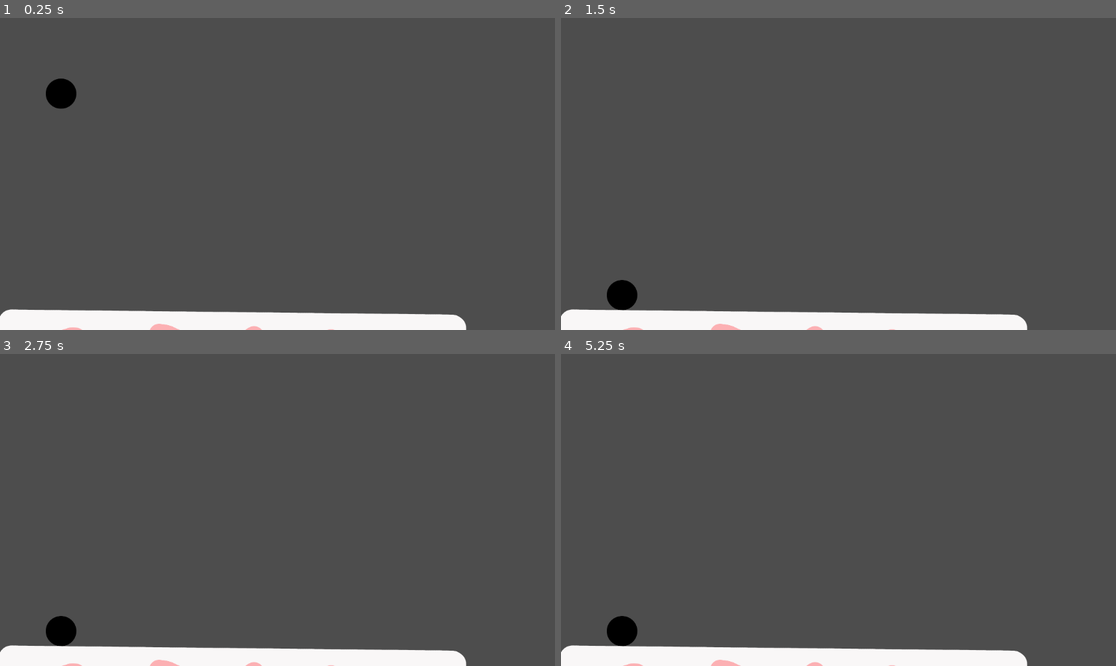
Above: before the commit, frames 1-4 (two rows, left to right).
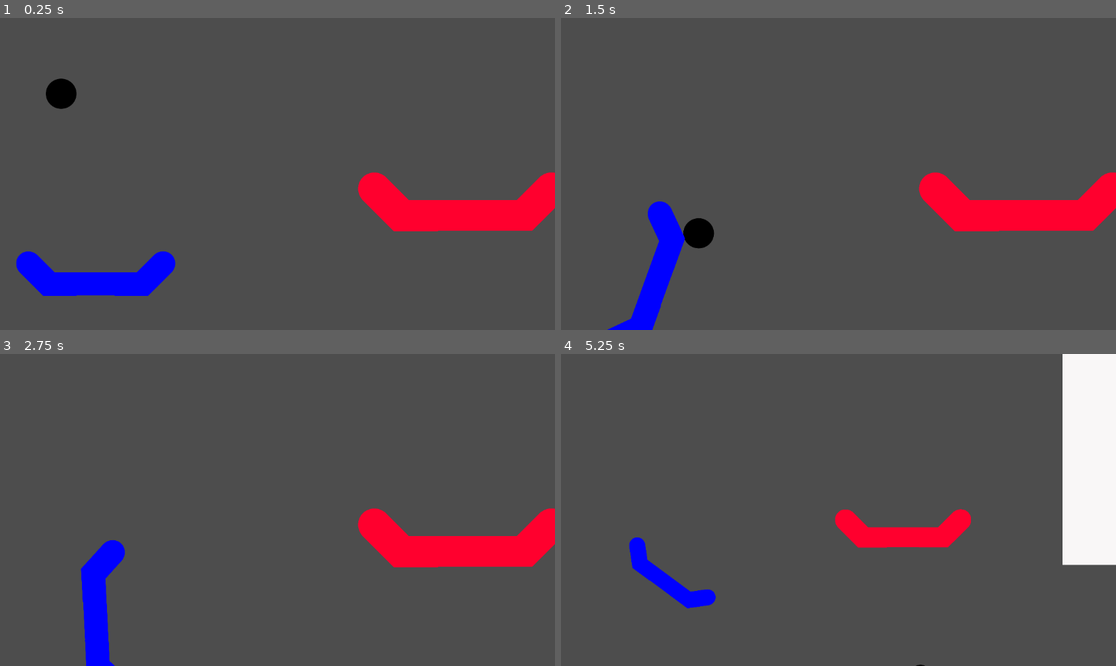
Above: after the commit, the same moments.

Repository: Veretto-Val/Balance-Beam
Game: Godot game, scene res://Scenes/level_two.tscn
The game is run twice, just before and just after one commit, with the same random seed, the same clock (stepped at 60 frames per second) and the same inputs. This scene is started directly instead of the project's main scene.
Inputs:
- Up to frame 1 (0.25 s): no input
- Up to frame 2 (1.5 s): tap Enter (ui_accept) at 0.5, 0.77 s; hold Shift (Strong) 0.53-1.28 s; hold D (Blue Right) from 0.53 s (still down); tap Shift (Strong) at 1.35 s
- Up to frame 3 (2.75 s): tap Enter (ui_accept) at 1.52 s; release D (Blue Right) at 2.03 s; hold A (Blue Left) from 2.03 s (still down); hold Shift (Strong) from 2.03 s (still down)
- Up to frame 4 (5.25 s): release A (Blue Left) at 2.78 s; release Shift (Strong) at 2.78 s; hold D (Blue Right) 2.78-4.28 s; tap Shift (Strong) at 2.85, 4.35 s; tap Enter (ui_accept) at 3.02, 3.77, 4.52 s; hold Shift (Strong) 3.53-4.28 s; hold A (Blue Left) 4.28-5.03 s; hold D (Blue Right) from 5.03 s (still down); hold Shift (Strong) from 5.03 s (still down)

The runs differ from the first frame. In frame 1, 11% of the frame differs, in the area x 0-100%, y 20-100%; in frame 2, 11%; in frame 3, 11%; in frame 4, 15%, in the area x 0-100%, y 0-100%.

Commit message:
level two

Diff:
--- /dev/null
+++ b/Prefabs/Environment/rectangle.tscn
@@ -0,0 +1,21 @@
+[gd_scene format=3 uid="uid://o2f2cergl618"]
+
+[ext_resource type="Texture2D" uid="uid://b46dg7md1ua50" path="res://Assets/rectangle.png" id="1_mpotc"]
+
+[sub_resource type="PhysicsMaterial" id="PhysicsMaterial_lamej"]
+bounce = 0.5
+
+[sub_resource type="RectangleShape2D" id="RectangleShape2D_s241u"]
+size = Vector2(131, 424)
+
+[node name="Rectangle" type="StaticBody2D" unique_id=2083359185]
+physics_material_override = SubResource("PhysicsMaterial_lamej")
+
+[node name="Sprite2D" type="Sprite2D" parent="." unique_id=1515186745]
+position = Vector2(181, -24)
+scale = Vector2(0.6953125, 0.46944445)
+texture = ExtResource("1_mpotc")
+
+[node name="CollisionShape2D" type="CollisionShape2D" parent="." unique_id=563758424]
+position = Vector2(-1.5, 3)
+shape = SubResource("RectangleShape2D_s241u")
--- a/Prefabs/ball.tscn
+++ b/Prefabs/ball.tscn
@@ -1,18 +1,22 @@
-[gd_scene load_steps=3 format=3 uid="uid://dkntxiqy4o61a"]
+[gd_scene format=3 uid="uid://dkntxiqy4o61a"]
 
+[ext_resource type="Script" uid="uid://drc61yauivmst" path="res://Scripts/ball.gd" id="1_n88cj"]
 [ext_resource type="Texture2D" uid="uid://bhf1orv0mq0lo" path="res://Assets/ball.png" id="1_npqo5"]
 
 [sub_resource type="CircleShape2D" id="CircleShape2D_la7kx"]
 radius = 63.0317
 
-[node name="Ball" type="RigidBody2D"]
+[node name="Ball" type="RigidBody2D" unique_id=1584748727]
+collision_layer = 3
+collision_mask = 3
+script = ExtResource("1_n88cj")
 
-[node name="Sprite2D" type="Sprite2D" parent="."]
+[node name="Sprite2D" type="Sprite2D" parent="." unique_id=889001777]
 position = Vector2(0, -1)
 scale = Vector2(0.5, 0.5)
 texture = ExtResource("1_npqo5")
 region_rect = Rect2(0, 0, 128, 128)
 
-[node name="CollisionShape2D" type="CollisionShape2D" parent="."]
+[node name="CollisionShape2D" type="CollisionShape2D" parent="." unique_id=1450874357]
 scale = Vector2(0.501834, 0.5)
 shape = SubResource("CircleShape2D_la7kx")
--- a/Scenes/level_one.tscn
+++ b/Scenes/level_one.tscn
@@ -4,7 +4,6 @@
 [ext_resource type="PackedScene" uid="uid://dkntxiqy4o61a" path="res://Prefabs/ball.tscn" id="2_0n17p"]
 [ext_resource type="PackedScene" uid="uid://dbqulmtymx0wg" path="res://Prefabs/camera_2d.tscn" id="3_ys0qe"]
 [ext_resource type="PackedScene" uid="uid://dahbs4qkv08mj" path="res://Prefabs/Environment/death_border.tscn" id="4_b7vm3"]
-[ext_resource type="Script" uid="uid://drc61yauivmst" path="res://Scripts/ball.gd" id="5_67g8j"]
 [ext_resource type="PackedScene" uid="uid://b65hpmj5ltkel" path="res://Prefabs/Environment/checkpoint.tscn" id="7_o1635"]
 [ext_resource type="PackedScene" uid="uid://c1irfisp5nvlb" path="res://Prefabs/Environment/slant.tscn" id="8_ys0qe"]
 [ext_resource type="PackedScene" uid="uid://dgn7mnrk60qh3" path="res://Prefabs/goal.tscn" id="9_ys0qe"]
@@ -17,9 +16,6 @@
 
 [node name="Ball" parent="." unique_id=1703225557 instance=ExtResource("2_0n17p")]
 position = Vector2(200, 200)
-collision_layer = 3
-collision_mask = 3
-script = ExtResource("5_67g8j")
 
 [node name="Camera2D" parent="." unique_id=1435055010 instance=ExtResource("3_ys0qe")]
 position = Vector2(574.01, 329.757)
@@ -117,6 +113,8 @@
 text = "Use WASD to control the blue paddles!"
 
 [connection signal="body_entered" from="Death Border" to="Ball" method="_on_death_border_body_entered"]
+[connection signal="body_entered" from="Death Border" to="Camera2D" method="_on_death_border_body_entered"]
 [connection signal="body_entered" from="Goal/Area2D" to="Death Border" method="_on_area_2d_body_entered"]
 
+[editable path="Camera2D"]
 [editable path="Goal"]
--- a/Scenes/level_two.tscn
+++ b/Scenes/level_two.tscn
@@ -3,6 +3,21 @@
 [ext_resource type="PackedScene" uid="uid://dkntxiqy4o61a" path="res://Prefabs/ball.tscn" id="1_72vtx"]
 [ext_resource type="PackedScene" uid="uid://dbqulmtymx0wg" path="res://Prefabs/camera_2d.tscn" id="2_lfs58"]
 [ext_resource type="PackedScene" uid="uid://dgn7mnrk60qh3" path="res://Prefabs/goal.tscn" id="3_m7216"]
+[ext_resource type="PackedScene" uid="uid://dahbs4qkv08mj" path="res://Prefabs/Environment/death_border.tscn" id="4_8jpcs"]
+[ext_resource type="PackedScene" uid="uid://b8i1pshh4v0o" path="res://Prefabs/Paddles/balance_beam_blue.tscn" id="5_7ycwu"]
+[ext_resource type="PackedScene" uid="uid://cw0ep4dya3wh3" path="res://Prefabs/Paddles/balance_beam_red.tscn" id="6_ye0dk"]
+[ext_resource type="PackedScene" uid="uid://b65hpmj5ltkel" path="res://Prefabs/Environment/checkpoint.tscn" id="7_t1jg6"]
+[ext_resource type="Texture2D" uid="uid://b46dg7md1ua50" path="res://Assets/rectangle.png" id="8_gejx0"]
+[ext_resource type="PackedScene" uid="uid://o2f2cergl618" path="res://Prefabs/Environment/rectangle.tscn" id="8_t1jg6"]
+[ext_resource type="PackedScene" uid="uid://c1irfisp5nvlb" path="res://Prefabs/Environment/slant.tscn" id="9_lamej"]
+[ext_resource type="PackedScene" uid="uid://b4n6ogutigx1e" path="res://Prefabs/Paddles/pinball_paddle_red.tscn" id="10_ahq5a"]
+[ext_resource type="PackedScene" uid="uid://cnhg6t14fdy32" path="res://Prefabs/Paddles/pinball_paddle_blue.tscn" id="11_h606a"]
+
+[sub_resource type="PhysicsMaterial" id="PhysicsMaterial_ahq5a"]
+bounce = 0.2
+
+[sub_resource type="RectangleShape2D" id="RectangleShape2D_s241u"]
+size = Vector2(131, 424)
 
 [node name="Level Two" type="Node2D" unique_id=103295091]
 
@@ -12,5 +27,99 @@
 [node name="Camera2D" parent="." unique_id=1435055010 instance=ExtResource("2_lfs58")]
 position = Vector2(577, 323)
 
+[node name="Label" parent="Camera2D/Control" parent_id_path=PackedInt32Array(1435055010, 1471746497) index="0" unique_id=1787661293]
+offset_left = -199.8314
+offset_top = -351.76907
+offset_right = 2036.1686
+offset_bottom = 586.23096
+
 [node name="Goal" parent="." unique_id=1433699395 instance=ExtResource("3_m7216")]
-position = Vector2(608, 466)
+position = Vector2(7680, 871)
+metadata/_edit_group_ = true
+
+[node name="Death Border" parent="." unique_id=944357562 instance=ExtResource("4_8jpcs")]
+position = Vector2(1196, 1753)
+
+[node name="Checkpoints" type="Node" parent="." unique_id=2138990140]
+
+[node name="Checkpoint" parent="Checkpoints" unique_id=63797846 instance=ExtResource("7_t1jg6")]
+position = Vector2(686.00006, 289)
+rotation = -3.1415927
+scale = Vector2(0.0481145, -456.27)
+x = 1500.0
+zoom = 0.5
+
+[node name="Checkpoint2" parent="Checkpoints" unique_id=325881468 instance=ExtResource("7_t1jg6")]
+position = Vector2(4242, 73)
+rotation = -3.1415927
+scale = Vector2(0.0481145, -456.27)
+x = 5800.0
+y = 500.0
+zoom = 0.1
+
+[node name="Checkpoint3" parent="Checkpoints" unique_id=1191792703 instance=ExtResource("7_t1jg6")]
+position = Vector2(1597.0001, 109.00001)
+rotation = -3.1415927
+scale = Vector2(0.0481145, -456.27)
+x = 3000.0
+zoom = 0.25
+
+[node name="Paddles" type="Node" parent="." unique_id=1730015235]
+
+[node name="Balance Beam Blue" parent="Paddles" unique_id=1491336075 instance=ExtResource("5_7ycwu")]
+position = Vector2(197, 559)
+
+[node name="Balance Beam Red" parent="Paddles" unique_id=1019605117 instance=ExtResource("6_ye0dk")]
+position = Vector2(959, 417)
+scale = Vector2(1.315, 1.315)
+
+[node name="Balance Beam Blue2" parent="Paddles" unique_id=757591063 instance=ExtResource("5_7ycwu")]
+position = Vector2(2227, 429.00006)
+scale = Vector2(2.105, 2.105)
+
+[node name="PinballPaddleBlue" parent="Paddles" unique_id=1103801459 instance=ExtResource("10_ahq5a")]
+position = Vector2(5395.9995, 761)
+rotation = 2.7820547
+scale = Vector2(1, 1)
+
+[node name="PinballPaddleBlue2" parent="Paddles" unique_id=162004902 instance=ExtResource("11_h606a")]
+position = Vector2(3770, 1724)
+rotation = 0.43807763
+scale = Vector2(0.99999994, 0.99999994)
+
+[node name="Environment" type="Node" parent="." unique_id=1438787105]
+
+[node name="Slant" parent="Environment" unique_id=740505630 instance=ExtResource("9_lamej")]
+position = Vector2(4957, -526)
+rotation = 1.5707964
+scale = Vector2(1.375, -0.705)
+
+[node name="Rectangle3" parent="Environment" unique_id=1756824818 instance=ExtResource("8_t1jg6")]
+position = Vector2(3317, 680)
+scale = Vector2(2.75, 2.75)
+
+[node name="Rectangle2" type="StaticBody2D" parent="Environment" unique_id=1687532454]
+position = Vector2(8223, 588)
+scale = Vector2(3.125, 3.125)
+physics_material_override = SubResource("PhysicsMaterial_ahq5a")
+
+[node name="Sprite2D" type="Sprite2D" parent="Environment/Rectangle2" unique_id=1515186745]
+position = Vector2(181, -24)
+scale = Vector2(0.6953125, 0.46944445)
+texture = ExtResource("8_gejx0")
+
+[node name="CollisionShape2D" type="CollisionShape2D" parent="Environment/Rectangle2" unique_id=563758424]
+position = Vector2(-1.5, 3)
+shape = SubResource("RectangleShape2D_s241u")
+
+[node name="Rectangle" parent="Environment" unique_id=2083359185 instance=ExtResource("8_t1jg6")]
+position = Vector2(1579, 153)
+scale = Vector2(1.635, 1.635)
+
+[connection signal="body_entered" from="Goal/Area2D" to="Camera2D/Control/Label" method="_on_area_2d_body_entered"]
+[connection signal="body_entered" from="Goal/Area2D" to="Death Border" method="_on_area_2d_body_entered"]
+[connection signal="body_entered" from="Death Border" to="Ball" method="_on_death_border_body_entered"]
+[connection signal="body_entered" from="Death Border" to="Camera2D" method="_on_death_border_body_entered"]
+
+[editable path="Camera2D"]
+[editable path="Goal"]
--- a/Scripts/Camera2D.gd
+++ b/Scripts/Camera2D.gd
@@ -27,6 +27,7 @@
 func _ready() -> void:
 	var checkpoints = get_tree().get_nodes_in_group("Checkpoints")
 	for cPoint in checkpoints:
+		print("Thats one")
 		cPoint.move_to.connect(_on_checkpoint_move_to)
 
 # Called every frame. 'delta' is the elapsed time since the previous frame.
--- a/Scripts/Checkpoint.gd
+++ b/Scripts/Checkpoint.gd
@@ -11,4 +11,5 @@
 
 
 func _on_body_entered(body):
+	print("entered")
 	move_to.emit(x, y, zoom)
Binary file added: Assets/rectangle.png
Not shown, added: Assets/rectangle.png.import
